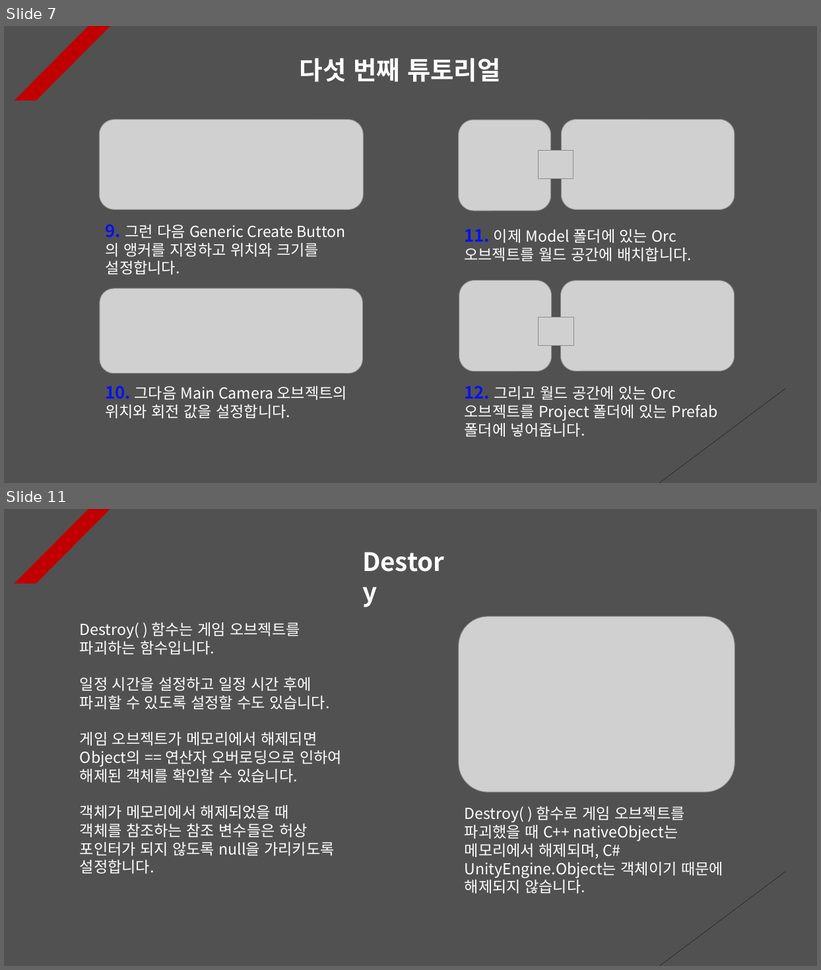
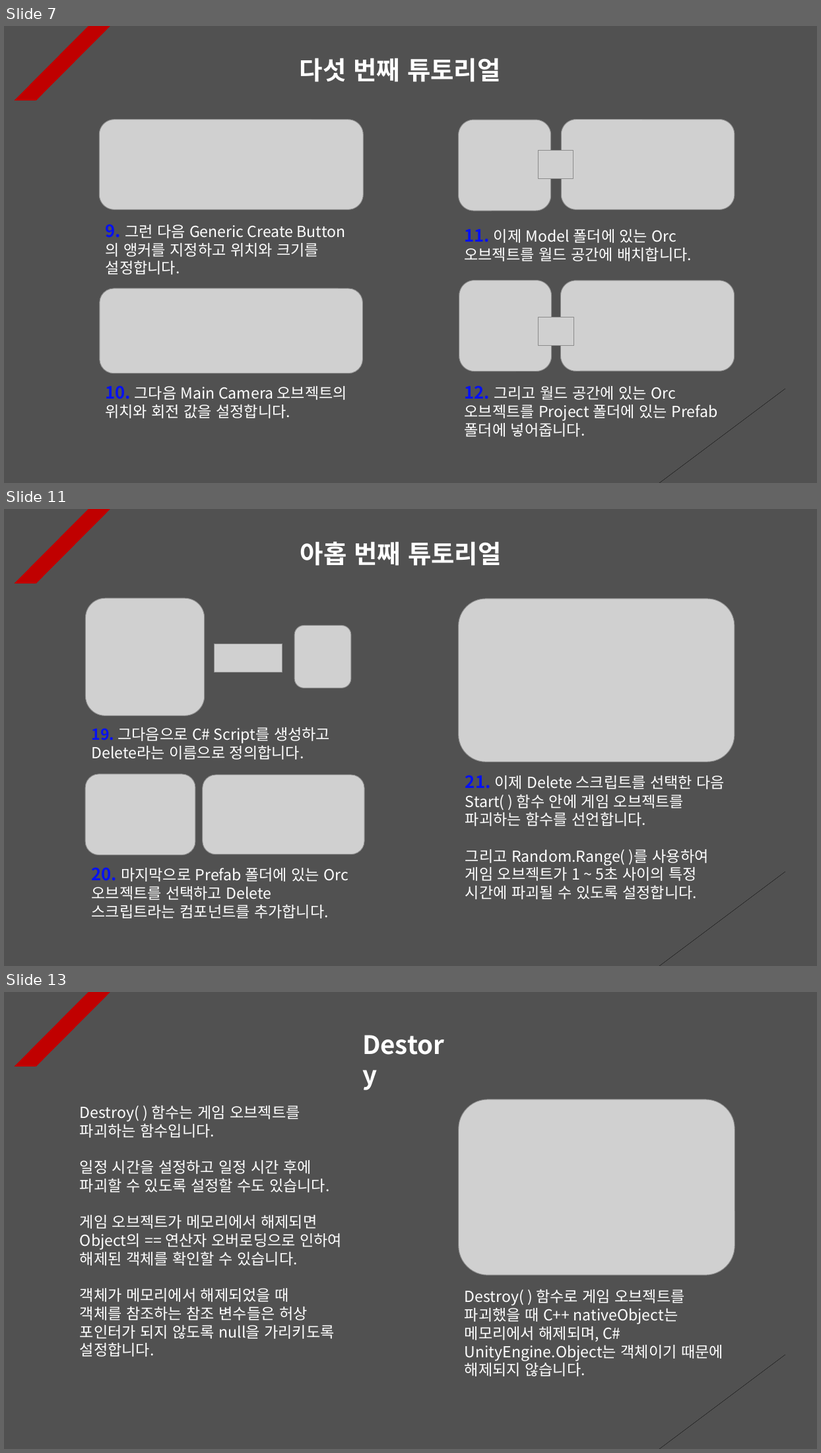
Before and after one commit to Unity2033/3D-UnityEngine, a slide deck: Assets/Class/Instantiate & Destroy/PPT Data/Instatiate and Destroy Example.pptx. Shown one above the other, each under a label of ours: slides 7 and 11 before the commit, slides 7, 11 and 13 after it; the slides between them are not shown. The pictures are 821x970 and 821x1453 pixels, drawn with LibreOffice and Linux fonts; fonts in the diff are those of the drawing; grey boxes stand for pictures. Boxes give left, top, right and bottom in pixels: in the first picture for what was removed or moved away, otherwise in the second. Text is boxed around its words. In the diff, an @@ line names an element or a change of style, - is before the commit and + after.

```diff
--- a/Assets/Class/Instantiate & Destroy/PPT Data/Instatiate and Destroy Example.pptx
+++ b/Assets/Class/Instantiate & Destroy/PPT Data/Instatiate and Destroy Example.pptx
@@ slide 11 added at <box>4,509,817,966</box>, background #515151; not listed: 2 template elements that a slide beside it also shows @@
@@ text added at <box>300,541,502,566</box>, 30 pt, text #FFFFFF, bold @@
+아홉 번째 튜토리얼
@@ picture added at <box>86,598,205,716</box> @@
@@ picture added at <box>459,599,735,762</box> @@
@@ picture added at <box>294,626,351,689</box> @@
@@ picture added at <box>215,644,283,673</box> @@
@@ text added at <box>92,727,330,760</box>, 18 pt, text #FFFFFF @@
+19. 그다음으로 C# Script를 생성하고 Delete라는 이름으로 정의합니다.
@@ picture added at <box>85,774,195,855</box> @@
@@ picture added at <box>202,775,364,855</box> @@
@@ text added at <box>465,775,725,900</box>, 18 pt, text #FFFFFF @@
+21. 이제 Delete 스크립트를 선택한 다음 Start( ) 함수 안에 게임 오브젝트를 파괴하는 함수를 선언합니다.
+그리고 Random.Range( )를 사용하여 게임 오브젝트가 1 ~ 5초 사이의 특정 시간에 파괴될 수 있도록 설정합니다.
@@ text added at <box>92,867,349,919</box>, 18 pt, text #FFFFFF @@
+20. 마지막으로 Prefab 폴더에 있는 Orc 오브젝트를 선택하고 Delete 스크립트라는 컴포넌트를 추가합니다.
@@ what was slide 11 is now slide 13 @@
```
Also in this commit, not shown: 3 slides changed, 1 other slide added, 10 other files.
